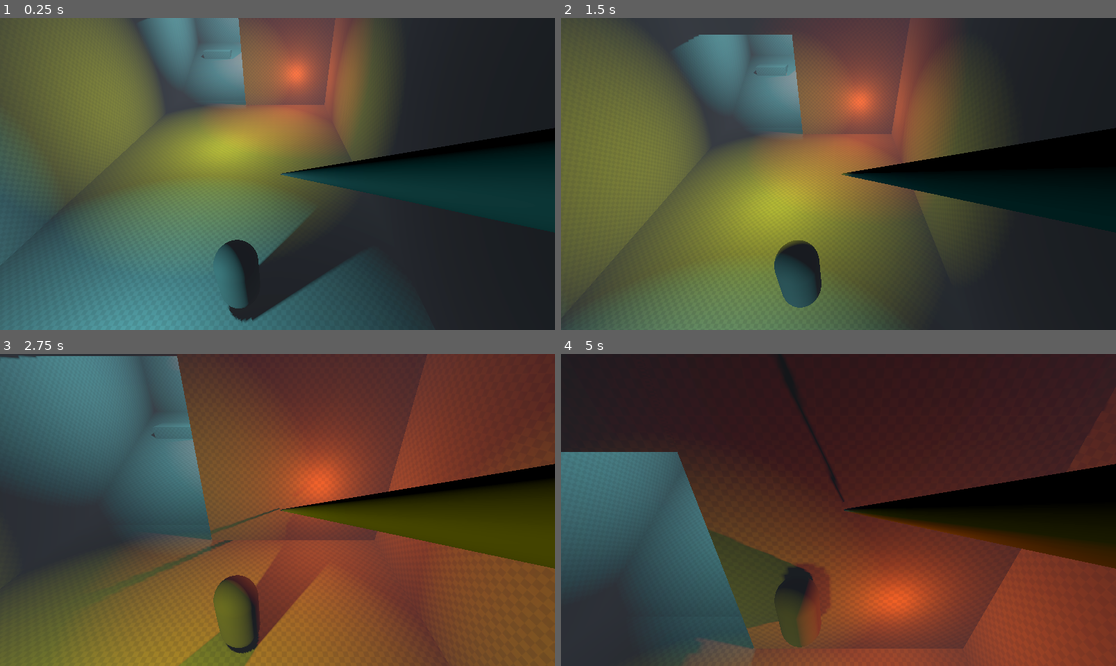
Above: before the commit, frames 1-4 (two rows, left to right).
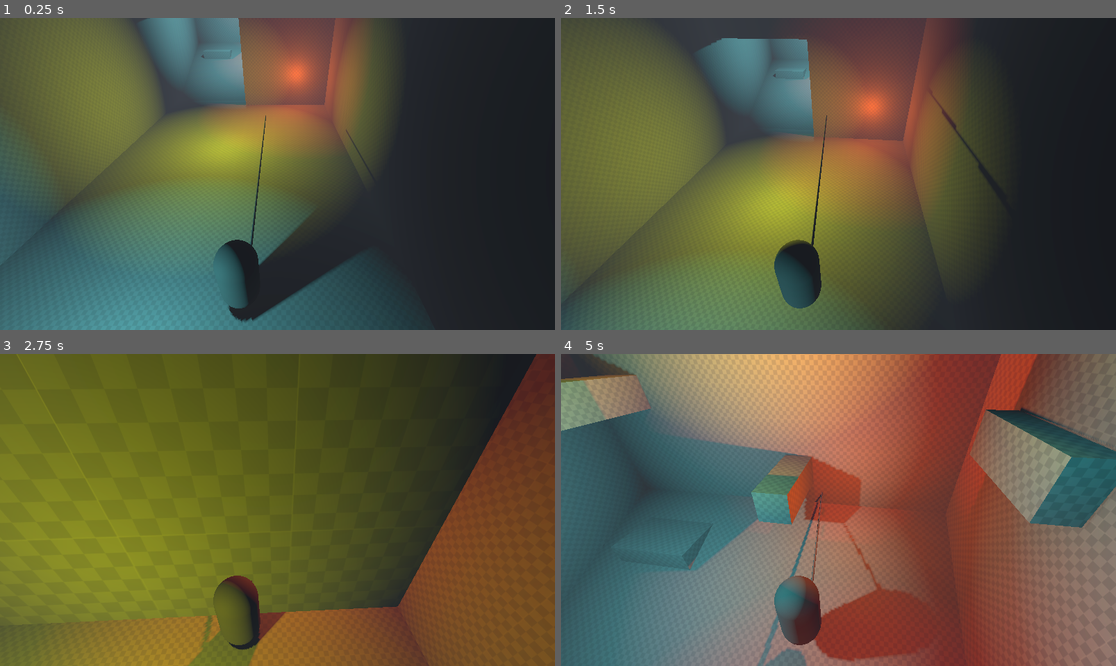
Above: after the commit, the same moments.

Repository: InTheBox-YT/GAME_JAM
Game: Godot game, scene res://scenes/world.tscn
Same seed, same stepped clock (60 frames per second), same inputs: the game is played once before the commit and once after it.
Inputs (mouse positions are in pixels of both pictures, inside the frame that each line leads up to):
- Up to frame 1 (0.25 s): no input
- Up to frame 2 (1.5 s): move the mouse to (866, 174) at 0.52 s; hold Shift (Run) 0.53-1.28 s; hold W (Up) from 0.53 s (still down); tap Space (Jump) at 0.77 s; move the mouse to (810, 174) at 1.27 s; tap C (Zoom) at 1.35 s
- Up to frame 3 (2.75 s): keep holding W (Up); tap Space (Jump) at 1.52 s; move the mouse to (288, 503) at 2.02 s; hold Shift (Run) from 2.03 s (still down)
- Up to frame 4 (5 s): keep holding W (Up); move the mouse to (832, 516) at 2.77 s; release Shift (Run) at 2.78 s; tap C (Zoom) at 2.85, 4.35 s; tap Space (Jump) at 3.02, 3.77, 4.52 s; move the mouse to (877, 513) at 3.52 s; hold Shift (Run) 3.53-4.28 s; move the mouse to (794, 506) at 4.27 s

The runs differ from the first frame. In frame 1, 4.3% of the frame differs, in the area x 45-100%, y 31-74%; in frame 2, 11%; in frame 3, 73%; in frame 4, 85%, in the area x 0-100%, y 0-100%.

Commit message:
2342342424

Diff:
--- a/Scripts/PlayerMovement.gd
+++ b/Scripts/PlayerMovement.gd
@@ -4,7 +4,7 @@
 @onready var first_person_camera: Camera3D = $CamOrigin/FirstPersonCamera
 
 @onready var pivot: Node3D = $CamOrigin
-@onready var raycast: RayCast3D = $CamOrigin/ThirdPersonCamera/RayCast3D
+@onready var raycast: RayCast3D = $CamOrigin/FirstPersonCamera/RayCast3D
 
 # Speed Variables
 var curspeed = WALK_SPEED
@@ -34,6 +34,8 @@
 
 var currentCamera
 
+var rotation_speed := 5.0 # Rotation speed in degrees per second
+
 func _ready():
 	# Set the camera's initial position and rotation
 	currentCamera = third_person_camera
@@ -46,8 +48,9 @@
 
 func _unhandled_input(event):
 	if event is InputEventMouseMotion:
-		# Rotate the camera only
-		pivot.rotate_x(deg_to_rad(-event.relative.y * 0.5))
+		# Rotate the pivot (character) based on mouse movement
+		rotate_y(deg_to_rad(-event.relative.x * 0.1))  # Adjust sensitivity as needed
+		pivot.rotate_x(deg_to_rad(-event.relative.y * 0.1))
 		pivot.rotation.x = clamp(pivot.rotation.x, deg_to_rad(-60), deg_to_rad(60))
 
 func _input(event):
@@ -57,14 +60,13 @@
 		elif event.button_index == MOUSE_BUTTON_WHEEL_DOWN:
 			resize_factor = -0.1
 
-		if raycast.is_colliding():
-			var target: Node = raycast.get_collider()
-			var target_parent: Node = target.get_parent()
-			if target is Node3D and target_parent != get_node("/root/World/Map/UnsizeableObjects"):
-				set_target_scale(target)
+	if raycast.is_colliding():
+		var target: Node = raycast.get_collider()
+		var target_parent: Node = target.get_parent()
+		if target is Node3D and target_parent != get_node("/root/World/Map/UnsizeableObjects"):
+			set_target_scale(target)
 
 func _physics_process(delta: float):
-
 	if not is_on_floor():
 		velocity.y -= GRAVITY * delta
 
--- a/scenes/player.tscn
+++ b/scenes/player.tscn
@@ -6,9 +6,9 @@
 
 [sub_resource type="CapsuleMesh" id="CapsuleMesh_ujg0b"]
 
+[sub_resource type="SphereShape3D" id="SphereShape3D_ohxvq"]
+
 [sub_resource type="CylinderMesh" id="CylinderMesh_ngbtd"]
-
-[sub_resource type="SphereShape3D" id="SphereShape3D_ohxvq"]
 
 [node name="Player" type="Node3D"]
 
@@ -33,17 +33,9 @@
 current = true
 fov = 90.0
 
-[node name="RayCast3D" type="RayCast3D" parent="CharacterBody3D/CamOrigin/ThirdPersonCamera"]
-target_position = Vector3(0, 0, -10)
-collide_with_areas = true
-
 [node name="CollideCast" type="RayCast3D" parent="CharacterBody3D/CamOrigin/ThirdPersonCamera"]
 target_position = Vector3(0, 0, 2)
 collide_with_areas = true
-
-[node name="MeshInstance3D" type="MeshInstance3D" parent="CharacterBody3D/CamOrigin/ThirdPersonCamera"]
-transform = Transform3D(0.0583639, 0, 0, 0, 3.57628e-07, -0.0500657, 0, 4.29494, -4.65661e-09, 0.135884, -0.00295377, -4.25628)
-mesh = SubResource("CylinderMesh_ngbtd")
 
 [node name="Area3D" type="Area3D" parent="CharacterBody3D/CamOrigin/ThirdPersonCamera"]
 
@@ -53,3 +45,13 @@
 [node name="FirstPersonCamera" type="Camera3D" parent="CharacterBody3D/CamOrigin"]
 transform = Transform3D(1, 0, 0, 0, 1, 0, 0, 0, 1, 0, 0.13196, -0.172316)
 fov = 90.0
+
+[node name="RayCast3D" type="RayCast3D" parent="CharacterBody3D/CamOrigin/FirstPersonCamera"]
+transform = Transform3D(1, 0, 0, 0, 1, 0, 0, 0, 1, 0, 0, 0)
+target_position = Vector3(0, 0, -10)
+collide_with_areas = true
+
+[node name="MeshInstance3D" type="MeshInstance3D" parent="CharacterBody3D/CamOrigin/FirstPersonCamera"]
+transform = Transform3D(0.0583639, 0, 0, 0, -1.87738e-07, -0.0500657, 0, 4.29494, -2.18844e-09, 0.285313, 0, -4.44675)
+mesh = SubResource("CylinderMesh_ngbtd")
+skeleton = NodePath("../../ThirdPersonCamera")
